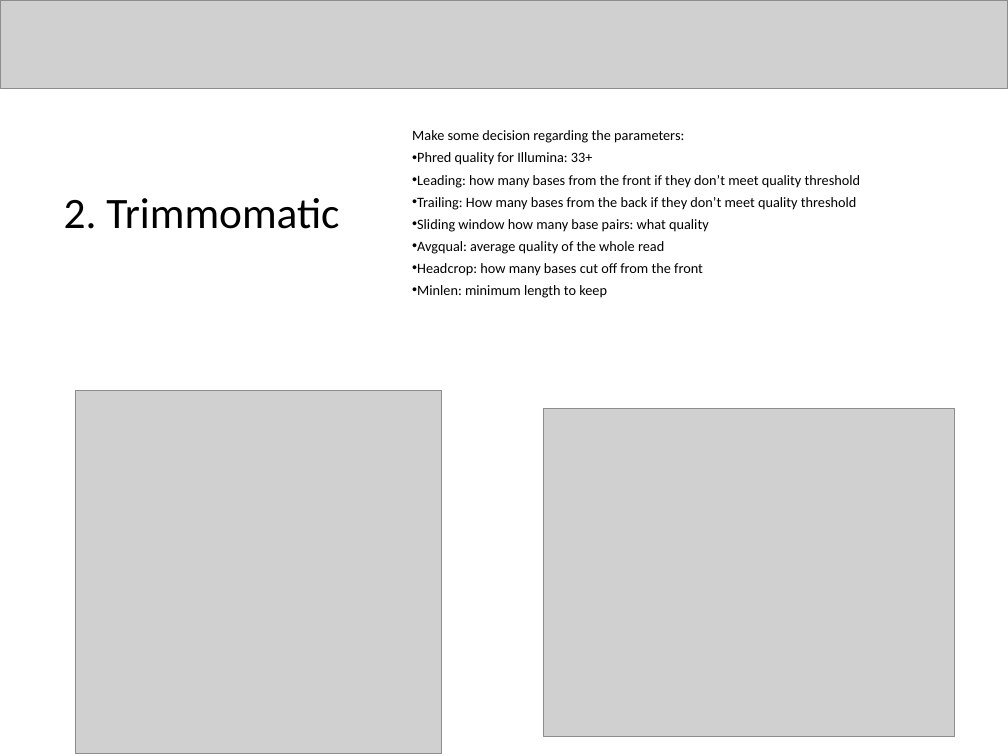
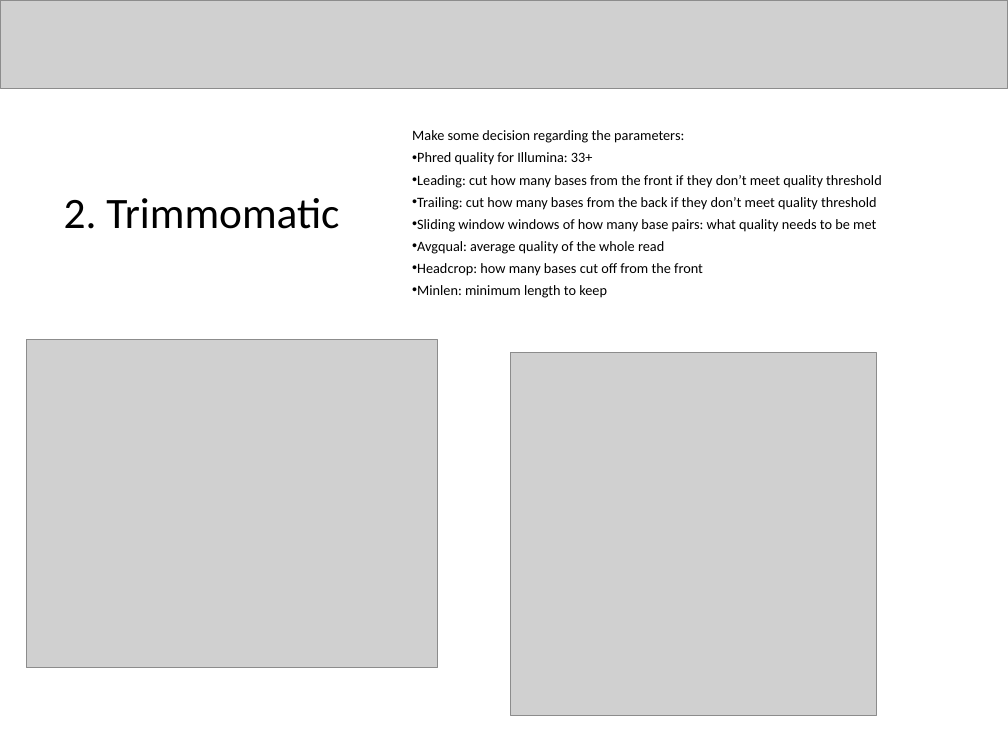
Before and after one commit to zajacn/metagenomics_course_FGCZ, a slide deck: slide 7 of instructions/FastQC.pptx. Drawn at 1008x756 pixels with LibreOffice and Linux fonts; fonts in the diff are those of the drawing; grey boxes stand for pictures. Boxes give left, top, right and bottom in pixels: in the first picture for what was removed or moved away, otherwise in the second. Text is boxed around its words. In the diff, an @@ line names an element or a change of style, - is before the commit and + after.

Commit message:
add revised lecture slides

```diff
--- a/instructions/FastQC.pptx
+++ b/instructions/FastQC.pptx
@@ text at box(417, 175, 882, 232): text changed @@
-• Leading: how many bases from the front if they don’t meet quality threshold
-• Trailing: How many bases from the back if they don’t meet quality threshold
-• Sliding window how many base pairs: what quality
+• Leading: cut how many bases from the front if they don’t meet quality threshold
+• Trailing: cut how many bases from the back if they don’t meet quality threshold
+• Sliding window windows of how many base pairs: what quality needs to be met
@@ picture: place and size @@
-picture at box(543, 408, 955, 736)
+picture at box(26, 340, 437, 667)
@@ picture: place and size @@
-picture at box(76, 391, 443, 754)
+picture at box(510, 353, 877, 716)
```
Also in this commit, not shown: 4 other slides changed, 3 other files.
